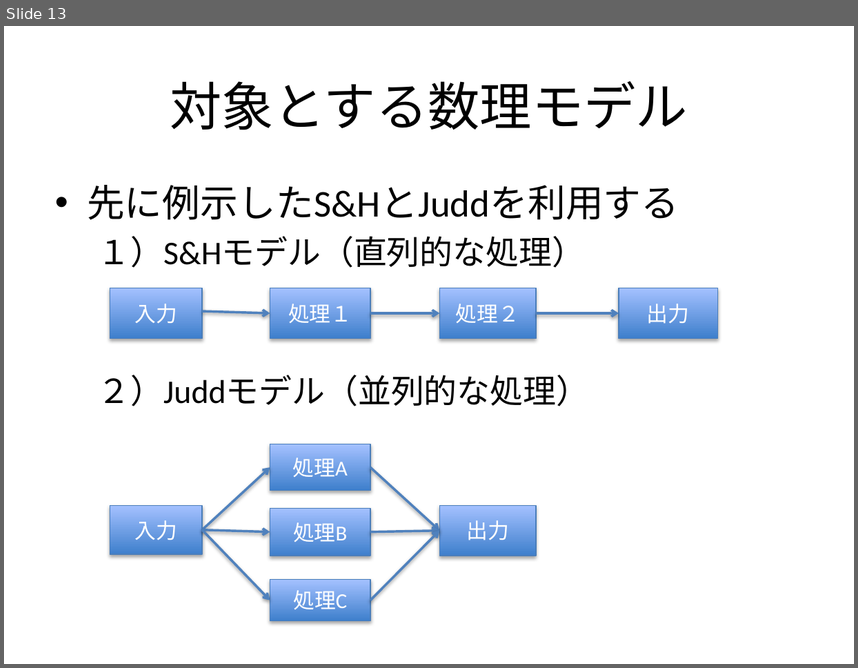
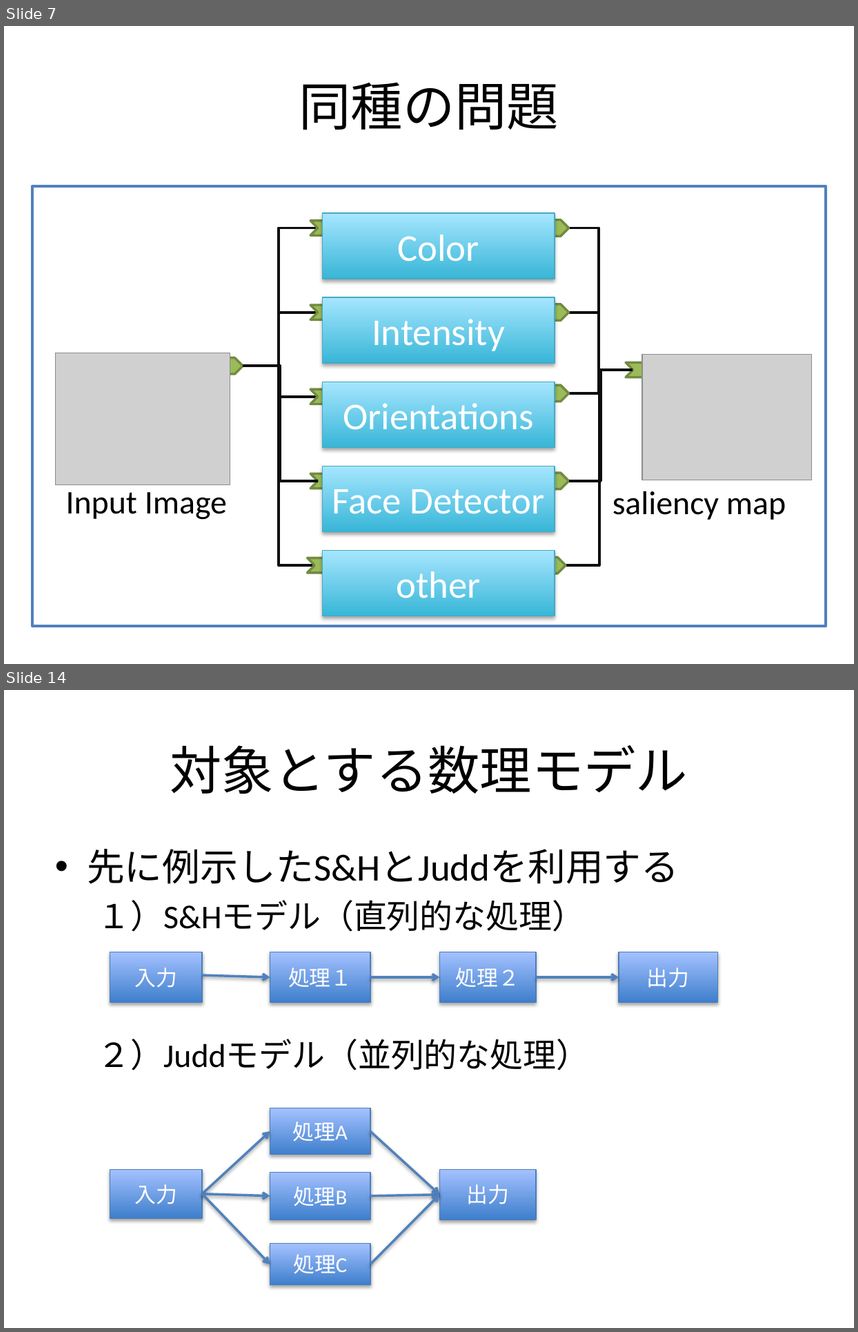
Before and after one commit to f-akazawa/akaz_uecdevelop, a slide deck: doc/中間発表資料.pptx. Shown one above the other, each under a label of ours: slide 13 before the commit, slides 7 and 14 after it; the slides between them are not shown. The pictures are 858x668 and 858x1332 pixels, drawn with LibreOffice and Linux fonts; fonts in the diff are those of the drawing; grey boxes stand for pictures. Boxes give left, top, right and bottom in pixels: in the first picture for what was removed or moved away, otherwise in the second. Text is boxed around its words. In the diff, an @@ line names an element or a change of style, - is before the commit and + after.

```diff
--- a/doc/中間発表資料.pptx
+++ b/doc/中間発表資料.pptx
@@ slide 7 added at [4, 26, 854, 664], background #FFFFFF @@
@@ title added at [299, 82, 559, 130], 44 pt, text #000000 @@
+同種の問題
@@ group added at [32, 186, 825, 626]: 12 chevrons, 10 elbow lines, 6 rectangles, 2 pictures, 2 texts @@
+Input Image
+saliency map
+Color
+other
+Intensity
+Orientations
+Face Detector
@@ what was slide 13 is now slide 14 @@
```
Also in this commit, not shown: 12 slides changed, 1 other file.
